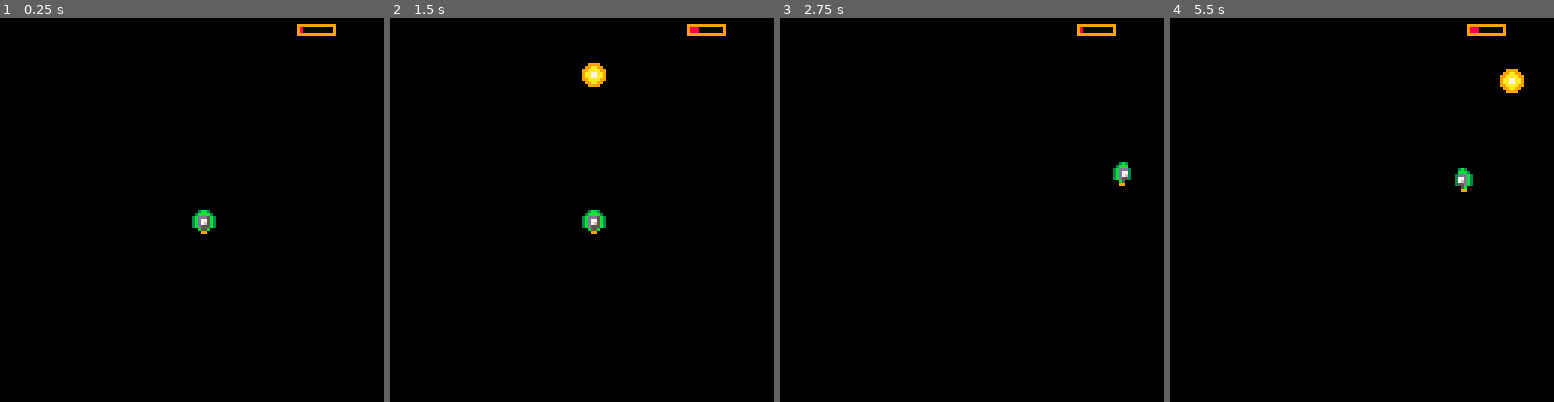
Above: before the commit, frames 1-4 (left to right).
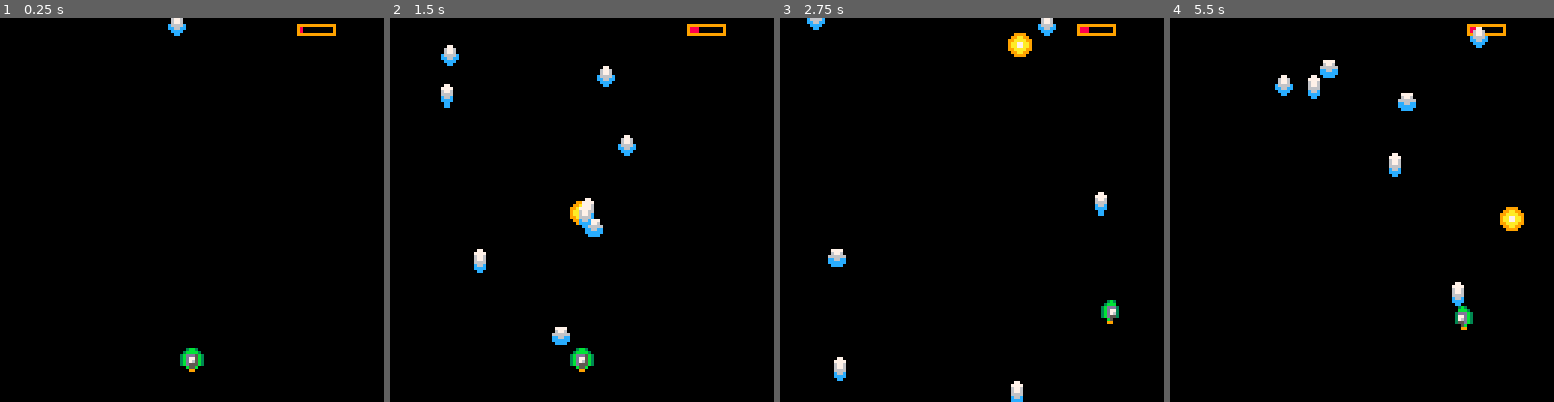
Above: after the commit, the same moments.

Repository: eSuardOdin/my_pico-8_games
Game: PICO-8 cartridge shmup.p8
Same seed, same stepped clock (60 frames per second), same inputs: the game is played once before the commit and once after it.
Inputs:
- Up to frame 1 (0.25 s): no input
- Up to frame 2 (1.5 s): tap X (X key) at 0.33, 1.07 s
- Up to frame 3 (2.75 s): hold Right 1.6-2.1 s; tap X (X key) at 1.85 s; hold Up 2.15-2.42 s; hold Right from 2.47 s (still down)
- Up to frame 4 (5.5 s): tap X (X key) at 2.97, 4.08, 5.2 s; release Right at 3.03 s; hold Left 3.08-3.58 s; hold Down 3.63-3.97 s; hold Right 4.02-4.68 s; hold Up 4.73-5.03 s; hold Left from 5.08 s (still down)

The runs differ from the first frame. In frame 1, 0.7% of the frame differs, in the area x 43-57%, y 0-93%; in frame 2, 2.2%; in frame 3, 1.7%; in frame 4, 2.3%, in the area x 27-93%, y 2-82%.

Commit message:
Added projectiles

Diff:
--- a/shmup.p8
+++ b/shmup.p8
@@ -5,6 +5,7 @@
 --by esuard
 function _init()
 	makeship()
+	make_foes()
 end
 
 function _update()
@@ -12,6 +13,10 @@
 	fire()
 	fly_blt()
 	rmv_blt()
+
+	rmv_foes()
+	add_foes()
+	update_foes()
 end
 
 function _draw()
@@ -19,6 +24,8 @@
 	drawship()
 	draw_blt()
 	show_heat()
+
+	draw_foes()
 end
 
 -->8
@@ -26,15 +33,16 @@
 
 --init the ship
 function makeship()
-ship={}
-ship.x=64
-ship.y=64
-ship.sx=0
-ship.sy=0
-ship.sp=2
-ship.blt={}
-ship.heat=0
-ship.overheat=false
+ship={
+x=60,
+y=110,
+sx=0,
+sy=0,
+sp=2,--sprite
+blt={},
+heat=0,
+overheat=false
+}
 end
 
 --draws ship
@@ -46,11 +54,11 @@
 function moveship()
 	ship.sp=2
 
-	diag=2*0.707
+	--diag=2*0.707
 	ship.sx=0
 	ship.sy=0
 	--if diagonal
-	if(btn(0)and btn(2))then
+	--[[if(btn(0)and btn(2))then
 		ship.sx-=diag
 		ship.sy-=diag
 		ship.sp=1
@@ -65,17 +73,20 @@
 	elseif(btn(1)and btn(3))then
 		ship.sx+=diag
 		ship.sy+=diag
-		ship.sp=3
+		ship.sp=3]]
 	--if mono direction
-	elseif(btn(0))then
+	if(btn(0))then
 		ship.sx-=2
 		ship.sp=1
-	elseif(btn(1))then
+	end
+	if(btn(1))then
 		ship.sx+=2
 		ship.sp=3
-	elseif(btn(2))then
+	end
+	if(btn(2))then
 		ship.sy-=2
-	elseif(btn(3))then
+	end
+	if(btn(3))then
 		ship.sy+=2
 	end
 
@@ -154,15 +165,67 @@
 	end
 end
 
+-->8
+--enemy functions
+function make_foes()
+	foes={}
+end
+
+--add enemy
+function add_foes()
+	if(#foes<10)then
+		foe={
+			x=8+rnd(110),
+			y=-10-rnd(120),
+			spd=1+rnd(3),
+			sprite=11,
+		}
+		add(foes,foe)
+	end
+end
+
+--update enemies
+function update_foes()
+	if(#foes>0)then
+		for e in all(foes) do
+			e.y+=e.spd
+			if(e.sprite==14)then
+				e.sprite=11
+			else
+				e.sprite+=1
+			end
+		end
+	end
+end
+
+--remove enemies
+function rmv_foes()
+	if(#foes>0)then
+		for e in all(foes) do
+			if(e.y>136)then
+				del(foes,e)
+			end
+		end
+	end
+end
+
+--draw enemies
+function draw_foes()
+	if(#foes>0)then
+		for e in all(foes) do
+			spr(e.sprite,e.x,e.y)
+		end
+	end
+end
 __gfx__
-00000000003b3000003bb3000003b3000000000000000000000000000000000000000000000000000000000000000000000000000000000000000000005aa500
-0000000000bbb30003bbbb30003bbb00000000000000000000000000000000000000000000000000000000000000000000000000000000000000000008855880
-0070070003dddb303bddd5b303bddd30000000000000000000000000000000000000000000000000000000000000000000000000000000000000000002876820
-000770000377db303bd775b303bd7730000000000000000000000000000000000000000000000000000000000000000000000000000000000000000002855820
-000770000376db303bd765b303bd7630000000000000000000000000000000000000000000000000000000000000000000000000000000000000000002855820
-007007000355db303bd555b303bd5530000000000000000000000000000000000000000000000000000000000000000000000000000000000000000000288200
-000000000005b00000b55b00000b5000000000000000000000000000000000000000000000000000000000000000000000000000000000000000000000288200
-00000000000990000009900000099000000000000000000000000000000000000000000000000000000000000000000000000000000000000000000000288200
+00000000003b3000003bb3000003b3000000000000000000000000000000000000000000000000000000000000000000000000000007700000077000005aa500
+0000000000bbb30003bbbb30003bbb00000000000000000000000000000000000000000000000000000000000000000000077000007777000077770008855880
+0070070003dddb303bddd5b303bddd30000000000000000000000000000000000000000000000000000000000077770000677600006776000067760002876820
+000770000377db303bd775b303bd7730000000000000000000000000000000000000000000000000000000000067760000677600006776000066660002855820
+000770000376db303bd765b303bd763000000000000000000000000000000000000000000000000000000000066666600c6666c00066660000c66c0002855820
+007007000355db303bd555b303bd5530000000000000000000000000000000000000000000000000000000000cc66cc00cc66cc000c66c0000cccc0000288200
+000000000005b00000b55b00000b5000000000000000000000000000000000000000000000000000000000000cccccc000cccc0000cccc00000cc00000288200
+000000000009900000099000000990000000000000000000000000000000000000000000000000000000000000cccc00000cc000000cc000000cc00000288200
 00999900000000000000000000000000000000000000000000000000000000000000000000000000000000000000000000000000000000000000000000000000
 099aa990000000000000000000000000000000000000000000000000000000000000000000000000000000000000000000000000000000000000000000000000
 99aaaa99000000000000000000000000000000000000000000000000000000000000000000000000000000000000000000000000000000000000000000000000
